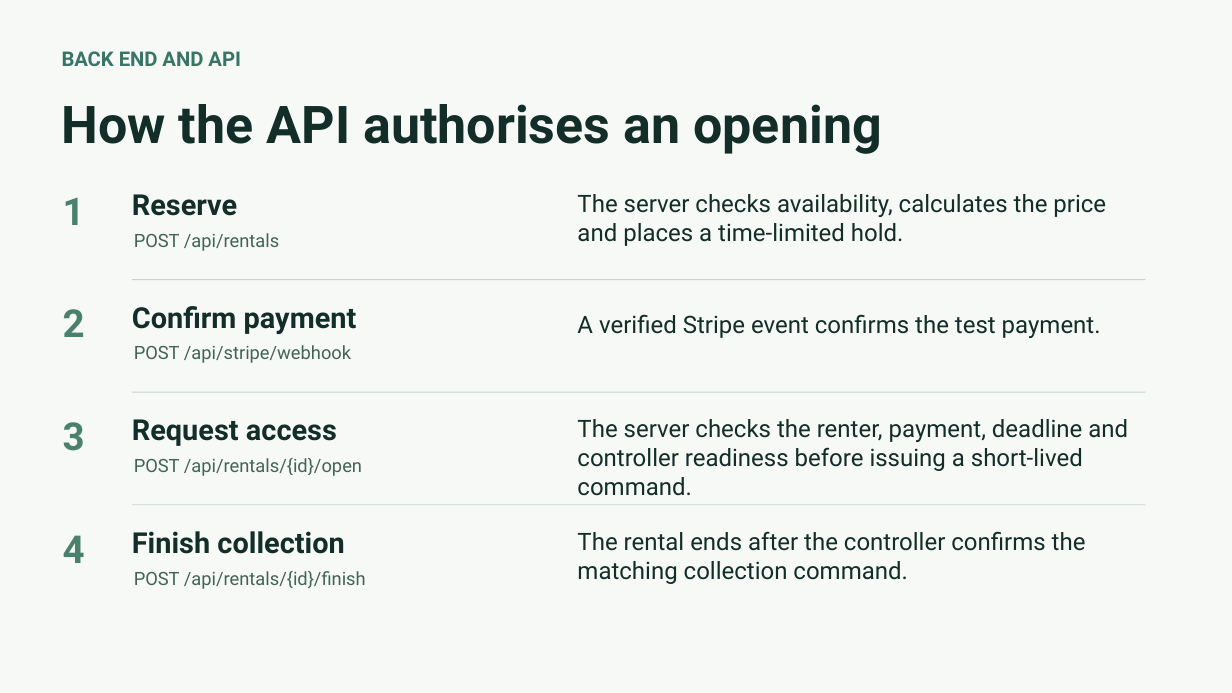
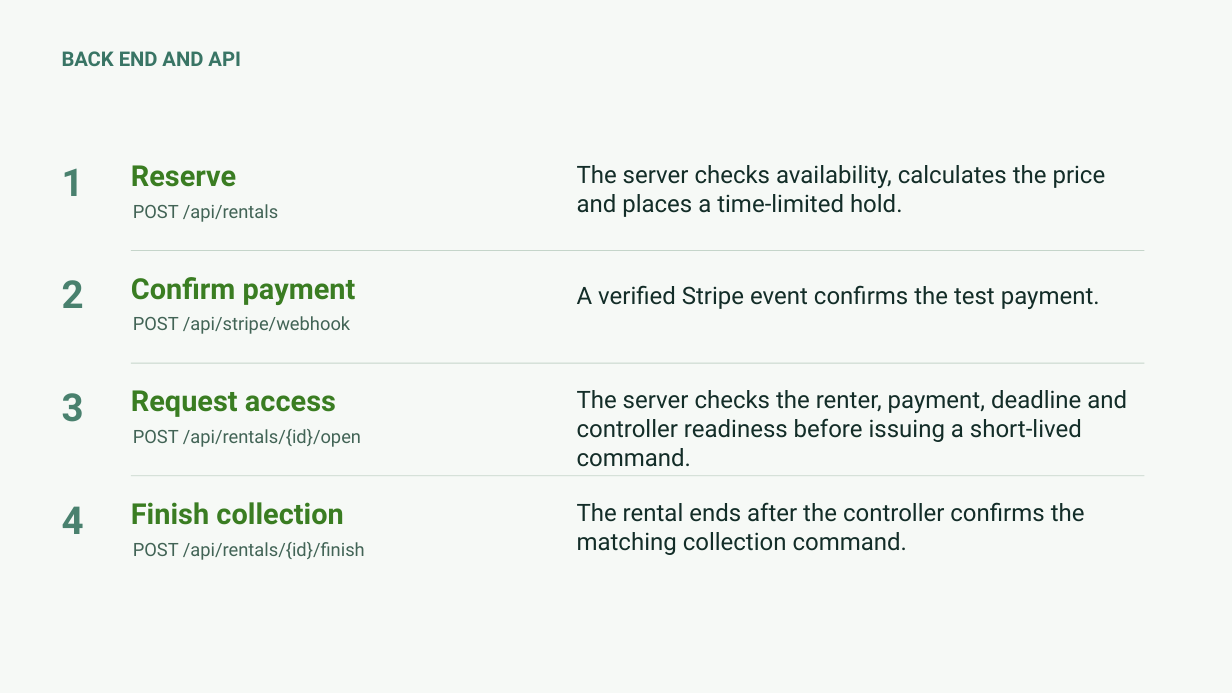
Before and after one commit to nikitsya/UniStow, a slide deck: slide 4 of docs/presentations/UniStow-Progress-Review-2026-11-11.pptx. Drawn at 1232x693 pixels with LibreOffice and Linux fonts; fonts in the diff are those of the drawing. Boxes give left, top, right and bottom in pixels: in the first picture for what was removed or moved away, otherwise in the second. Text is boxed around its words. In the diff, an @@ line names an element or a change of style, - is before the commit and + after.

```diff
--- a/docs/presentations/UniStow-Progress-Review-2026-11-11.pptx
+++ b/docs/presentations/UniStow-Progress-Review-2026-11-11.pptx
@@ text removed at (x1=62, y1=104, x2=881, y2=154) @@
-How the API authorises an opening
@@ text colour #132D28 to #3B7D23 in 4 elements at (x1=131, y1=165, x2=236, y2=187), (x1=131, y1=277, x2=356, y2=305), (x1=131, y1=502, x2=343, y2=525), (x1=131, y1=390, x2=336, y2=417) @@
@@ 16 texts, 3 rectangles moved together from (x1=63, y1=194, x2=1146, y2=589) to (x1=62, y1=165, x2=1145, y2=560) @@
```
Also in this commit, not shown: 9 other slides changed.
